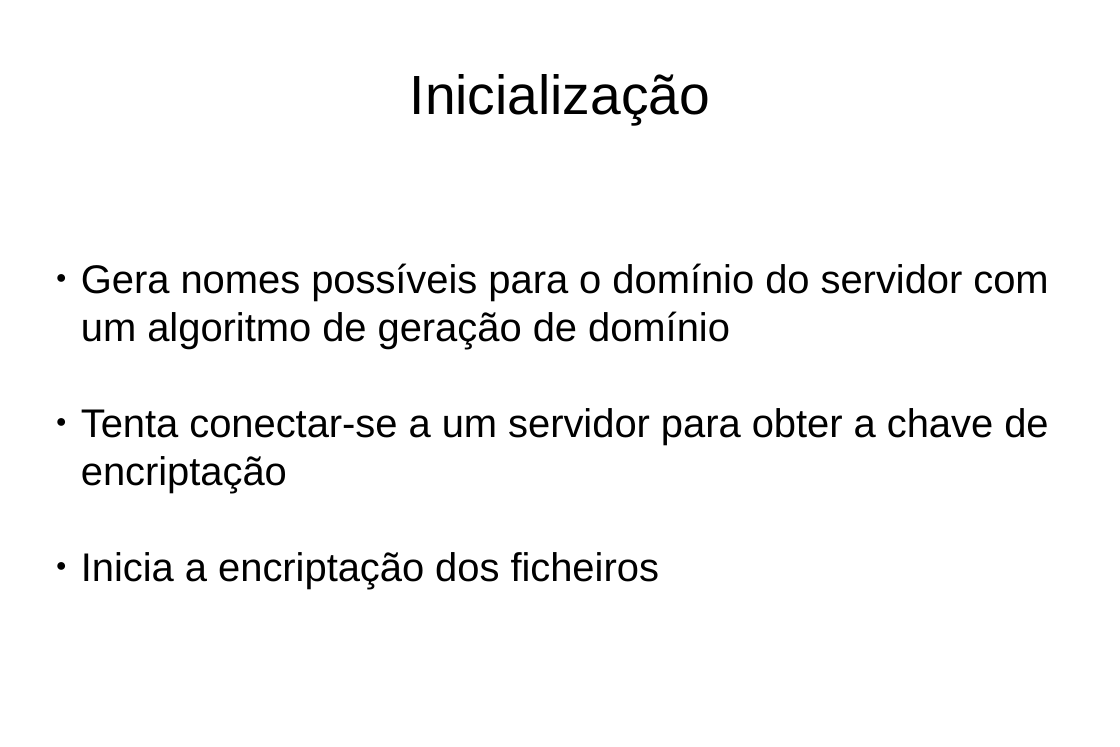
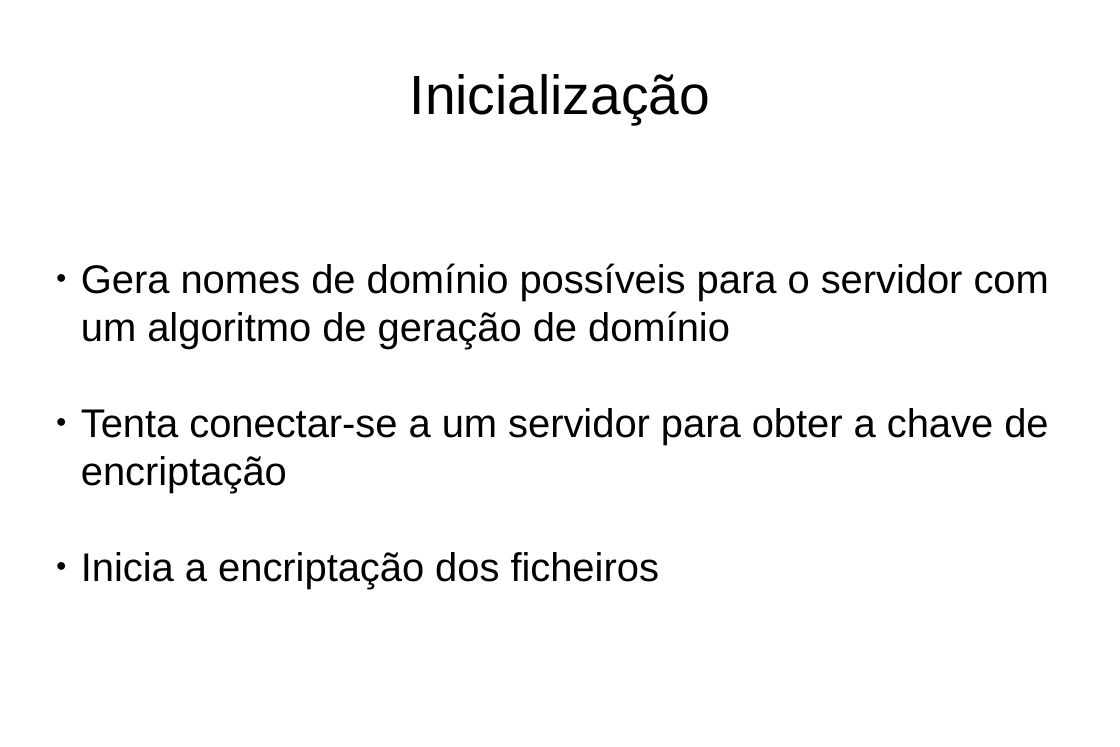
Before and after one commit to andremota/Distributed-Graph-Processing, a slide deck: slide 6 of docs/individual/cryptolocker/cryptolocker.odp. Drawn at 1120x747 pixels with LibreOffice and Linux fonts; fonts in the diff are those of the drawing. Boxes give left, top, right and bottom in pixels: in the first picture for what was removed or moved away, otherwise in the second. Text is boxed around its words. In the diff, an @@ line names an element or a change of style, - is before the commit and + after.

```diff
--- a/docs/individual/cryptolocker/cryptolocker.odp
+++ b/docs/individual/cryptolocker/cryptolocker.odp
@@ subtitle at [81,263,1049,349]: text changed @@
-● Gera nomes possíveis para o domínio do servidor com um algoritmo de geração de domínio
+● Gera nomes de domínio possíveis para o servidor com um algoritmo de geração de domínio
```
Also in this commit, not shown: 4 other slides changed, 1 other file.
